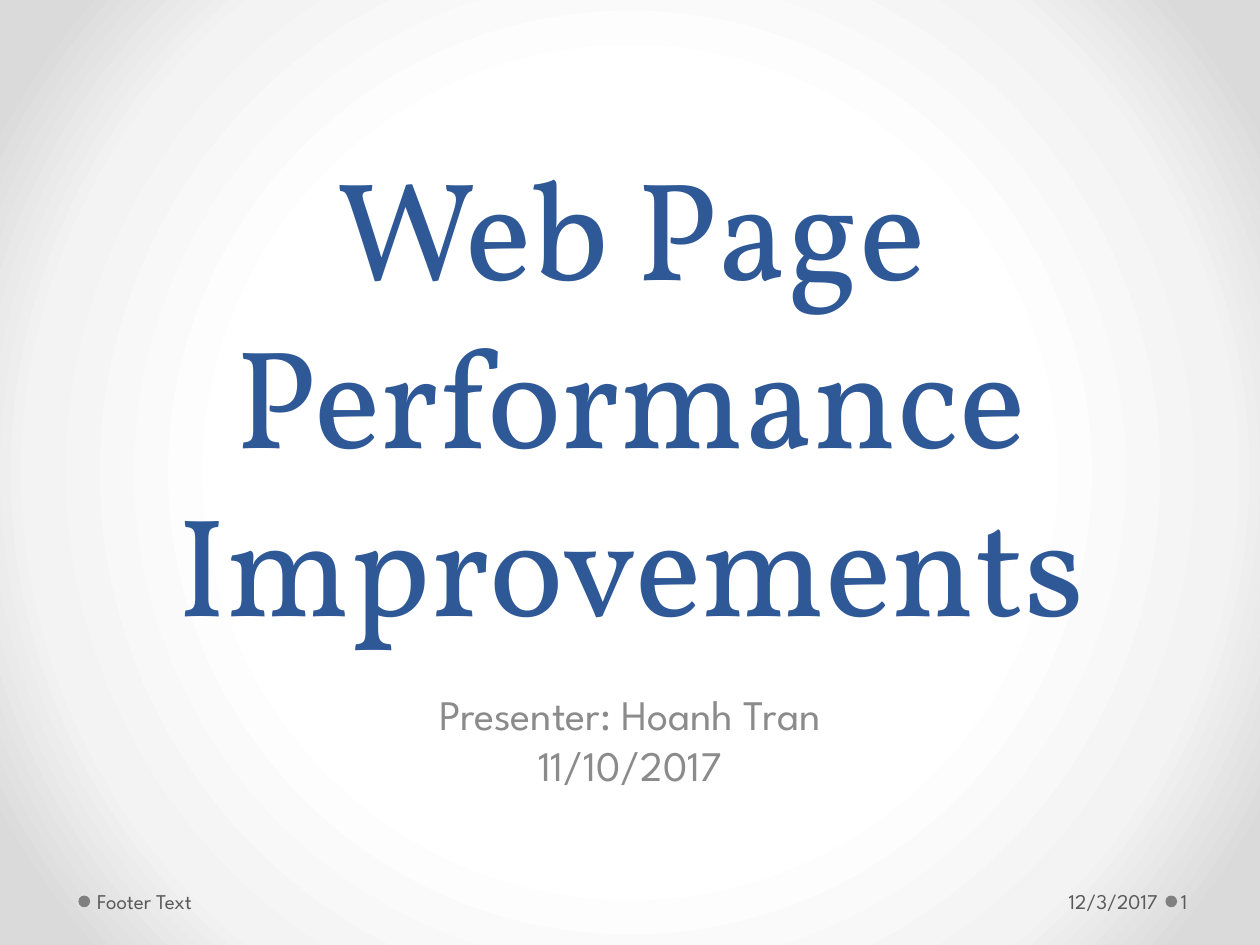
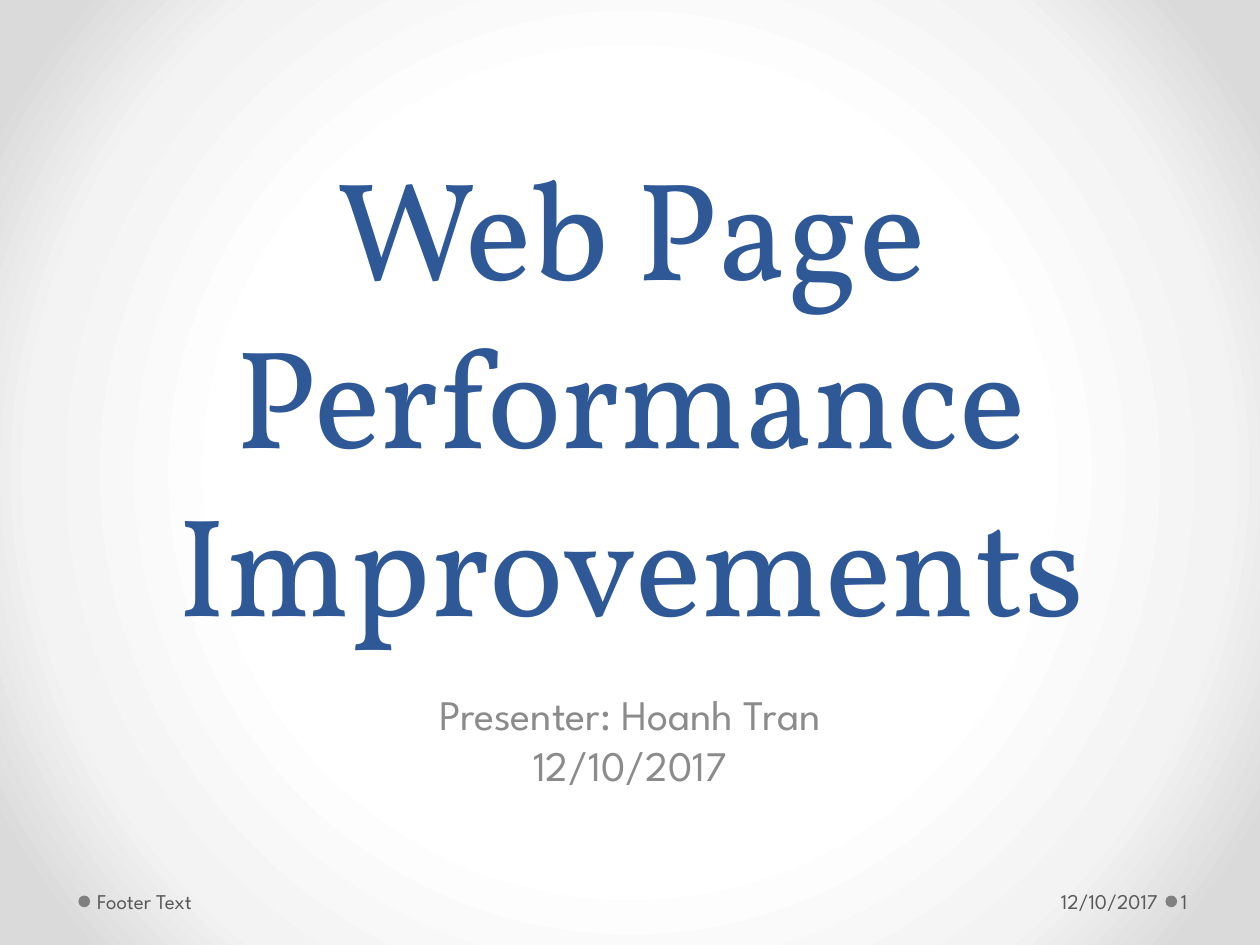
Before and after one commit to h-t-tran/brown, a slide deck: slide 1 of web-pg-performance/webpgperformance.pptx. Drawn at 1260x945 pixels with LibreOffice and Linux fonts; fonts in the diff are those of the drawing. Boxes give left, top, right and bottom in pixels: in the first picture for what was removed or moved away, otherwise in the second. Text is boxed around its words. In the diff, an @@ line names an element or a change of style, - is before the commit and + after.

```diff
--- a/web-pg-performance/webpgperformance.pptx
+++ b/web-pg-performance/webpgperformance.pptx
@@ subtitle at (439,701,821,785): text changed @@
-Presenter: Hoanh Tran
-11/10/2017
+Presenter: Hoanh Tran
+12/10/2017
@@ text at (1061,894,1158,911): text changed @@
-12/3/2017
+12/10/2017
```
Also in this commit, not shown: 18 other slides changed, 2 slides added, 3 other files.
